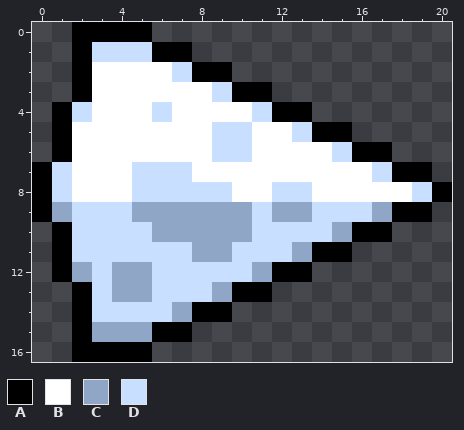
Edited in one commit: pixel-art sprite (sprites/weapons/sprPrism.png). This is how it looked before the edit.
The file is 21x17 pixels.
Palette (. is transparent): A #000000  B #ffffff  C #90a6c7  D #c9dfff
Pixels before, first column x 0:
 0 ..AAAA...............
 1 ..ADDDAA.............
 2 ..ABBBBDAA...........
 3 ..ABBBBBBDAA.........
 4 .ADBBBDBBBBDAA.......
 5 .ABBBBBBBDDBBDAA.....
 6 .ABBBBBBBDDBBBBDAA...
 7 ADBBBDDDBBBBBBBBBDAA.
 8 ADBBBDDDDDBBDDBBBBBDA
 9 ACDDDCCCCCCDCCDDDCAA.
10 .ADDDDCCCCCDDDDCAA...
11 .ADDDDDDCCDDDCAA.....
12 .ACDCCDDDDDCAA.......
13 ..ADCCDDDCAA.........
14 ..ADDDDCAA...........
15 ..ACCCAA.............
16 ..AAAA...............
New version:
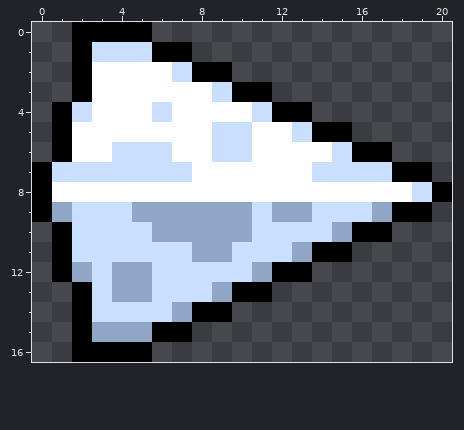
Difference:
{"y":6,"x":4,"old":"BBB","new":"DDD"}
{"y":7,"x":2,"old":"BBB","new":"DDD"}
{"y":7,"x":14,"old":"BBB","new":"DDD"}
{"y":8,"x":1,"old":"D","new":"B"}
{"y":8,"x":5,"old":"DDDDD","new":"BBBBB"}
{"y":8,"x":12,"old":"DD","new":"BB"}
